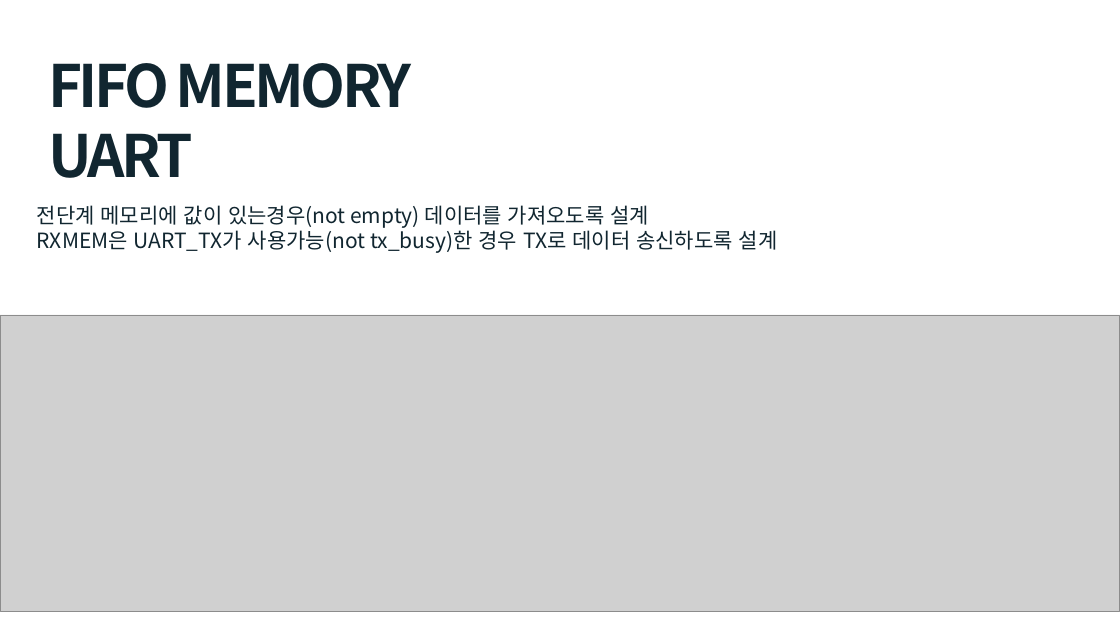
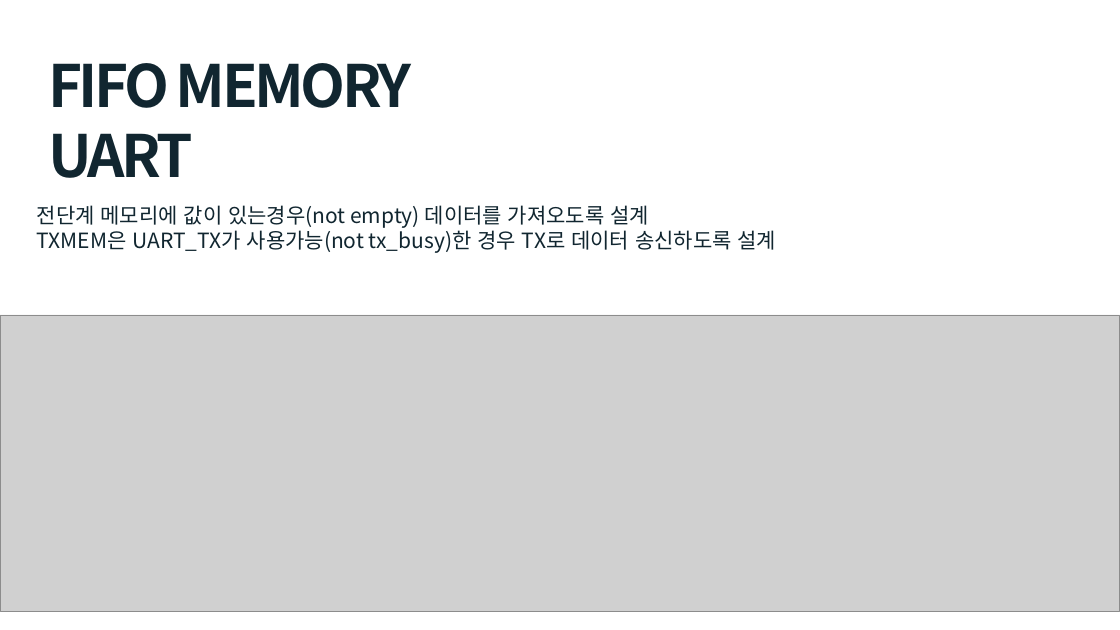
Before and after one commit to cong2738/FPGA_Harman, a slide deck: slide 17 of UART발표_박호윤.pptx. Drawn at 1120x630 pixels with LibreOffice and Linux fonts; fonts in the diff are those of the drawing; grey boxes stand for pictures. Boxes give left, top, right and bottom in pixels: in the first picture for what was removed or moved away, otherwise in the second. Text is boxed around its words. In the diff, an @@ line names an element or a change of style, - is before the commit and + after.

```diff
--- a/UART발표_박호윤.pptx
+++ b/UART발표_박호윤.pptx
@@ text at bbox=[37, 227, 777, 253]: text changed @@
-RXMEM은 UART_TX가 사용가능(not tx_busy)한 경우 TX로 데이터 송신하도록 설계
+TXMEM은 UART_TX가 사용가능(not tx_busy)한 경우 TX로 데이터 송신하도록 설계
```
Also in this commit, not shown: 1 other slide changed.
